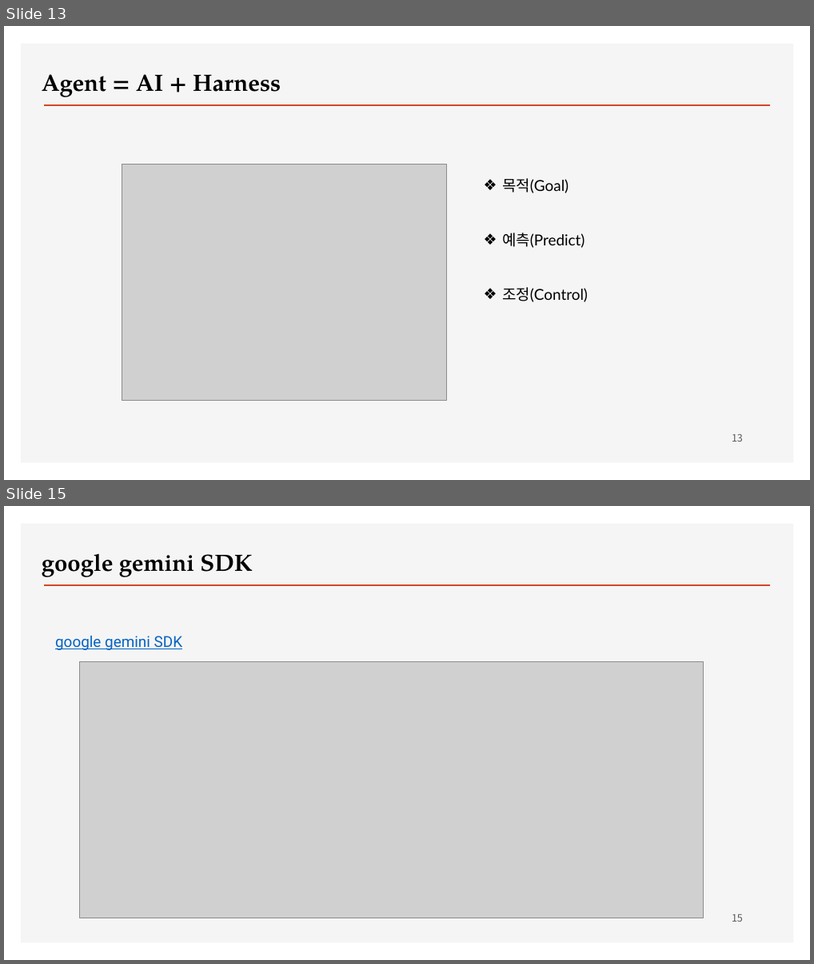
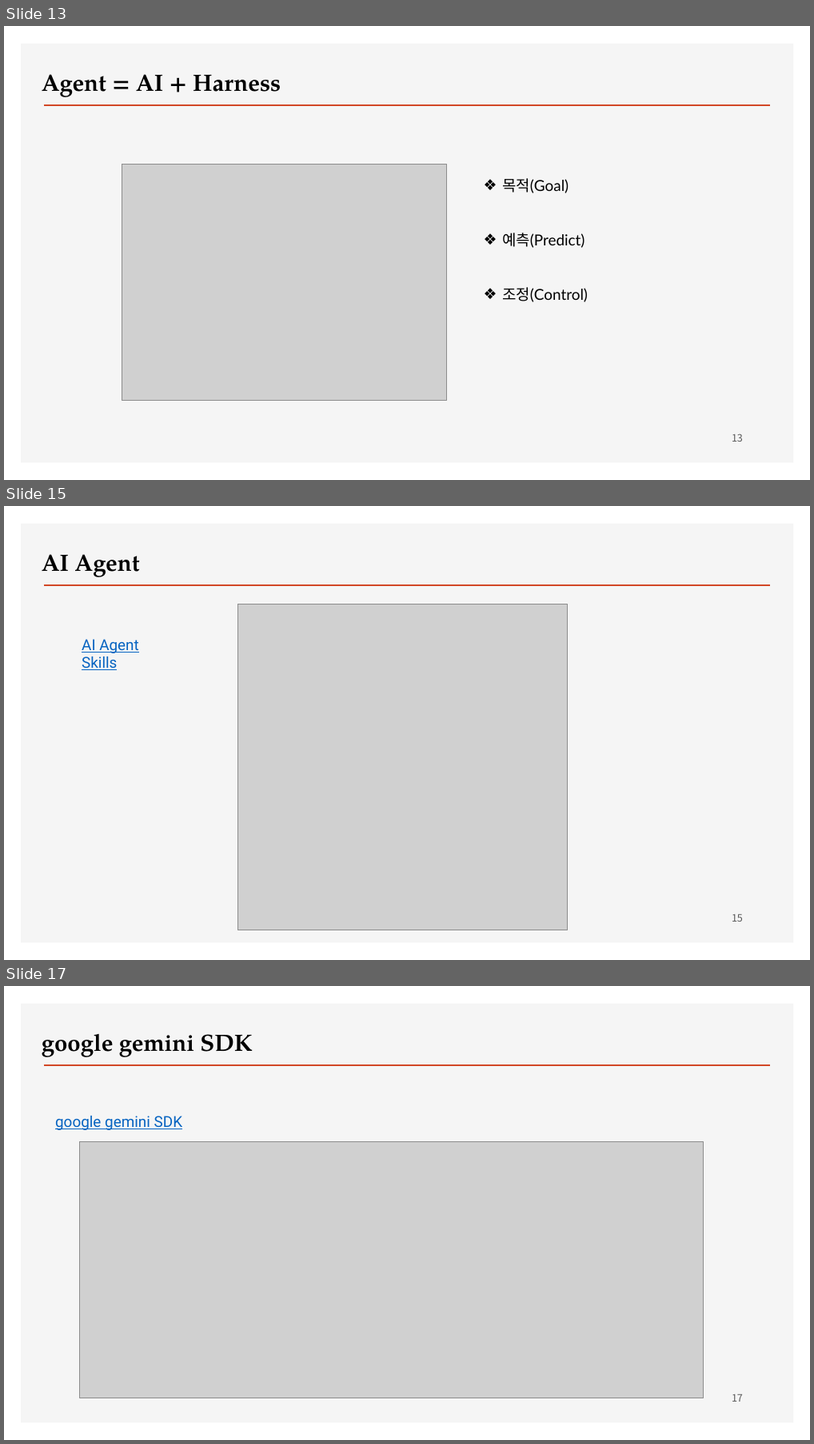
Before and after one commit to ancestor9/2026_Fall_Workflow-with-AI-Agent, a slide deck: 01_Workflow with AI Agent.pptx. Shown one above the other, each under a label of ours: slides 13 and 15 before the commit, slides 13, 15 and 17 after it; the slides between them are not shown. The pictures are 814x964 and 814x1444 pixels, drawn with LibreOffice and Linux fonts; fonts in the diff are those of the drawing; grey boxes stand for pictures; background and template pictures are left out. Boxes give left, top, right and bottom in pixels: in the first picture for what was removed or moved away, otherwise in the second. Text is boxed around its words. In the diff, an @@ line names an element or a change of style, - is before the commit and + after.

```diff
--- a/01_Workflow with AI Agent.pptx
+++ b/01_Workflow with AI Agent.pptx
@@ slide 15 added at [4, 506, 810, 960], background #FFFFFF; not listed: 2 template elements that a slide beside it also shows @@
@@ text added at [42, 554, 139, 577], 28 pt, text #000000, bold @@
+AI Agent
@@ picture added at [238, 604, 568, 929] @@
@@ text added at [82, 639, 139, 670], 18 pt, text #0563C1, underline @@
+AI Agent Skills
@@ page number added at [732, 914, 743, 921], 12 pt, text #595959 @@
+15
@@ what was slide 15 is now slide 17 @@
@@ page number at [732, 1394, 743, 1401]: text changed @@
-15
+17
```
Also in this commit, not shown: 1 other slide added.
